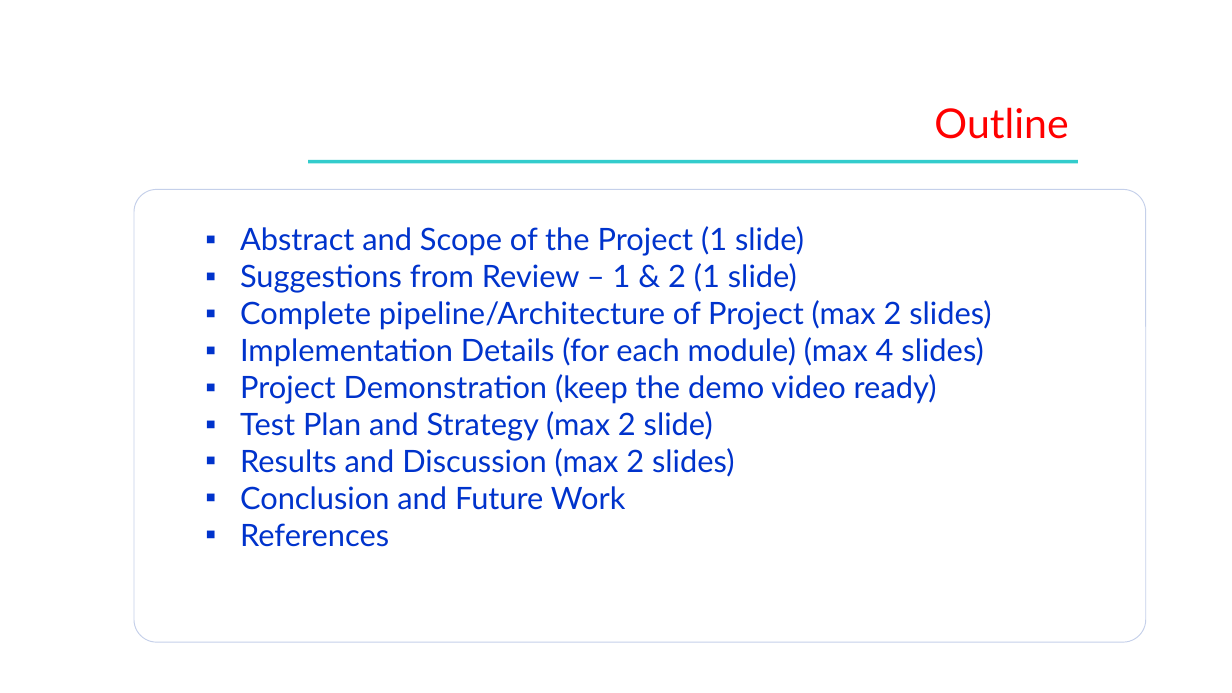
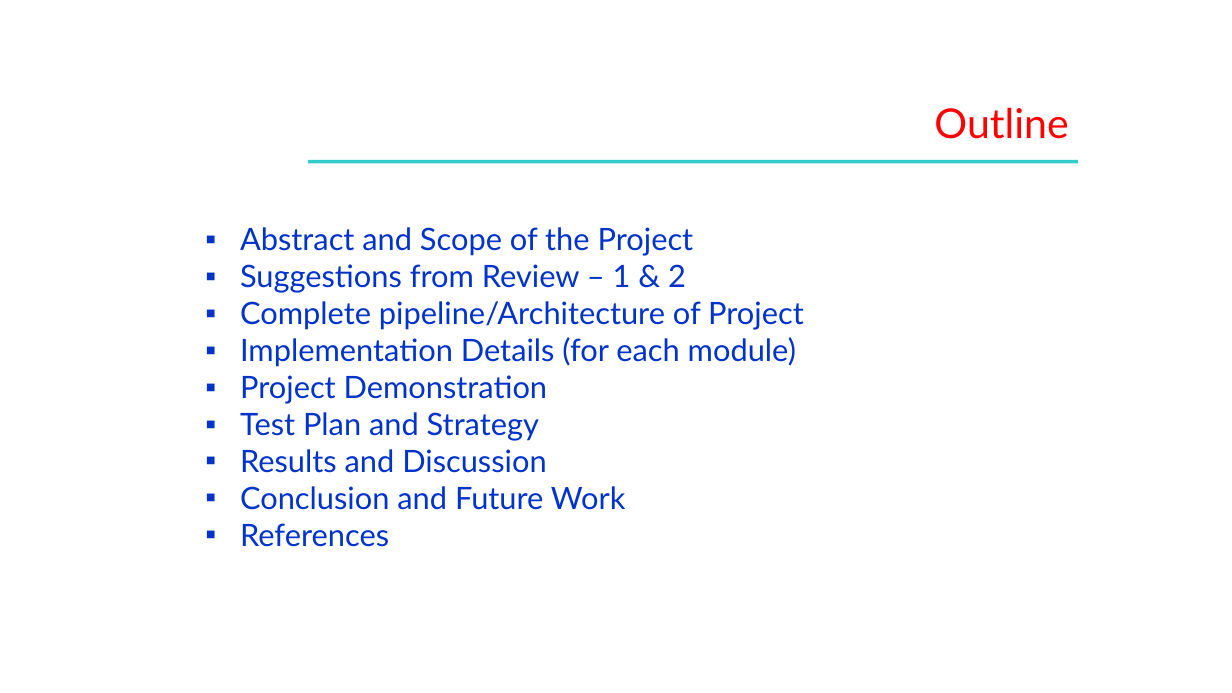
Before and after one commit to Shehzaad-khan/Efficient-Contextualized-History-Orchestrator-E.C.H.O, a slide deck: slide 3 of docs/Phase III/ECHO_Phase3_Review3.pptx. Drawn at 1232x693 pixels with LibreOffice and Linux fonts; fonts in the diff are those of the drawing; background and template pictures are left out. Boxes give left, top, right and bottom in pixels: in the first picture for what was removed or moved away, otherwise in the second. Text is boxed around its words. In the diff, an @@ line names an element or a change of style, - is before the commit and + after.

Commit message:
feat(enp,ste): wire shared FAISS manager, add centroid recomputation, and update Phase III review deck

```diff
--- a/docs/Phase III/ECHO_Phase3_Review3.pptx
+++ b/docs/Phase III/ECHO_Phase3_Review3.pptx
@@ rounded rectangle removed at box(134, 189, 1146, 642) @@
@@ text at box(240, 227, 804, 473): text changed @@
-▪ Abstract and Scope of the Project (1 slide)
-▪ Suggestions from Review – 1 & 2 (1 slide)
-▪ Complete pipeline/Architecture of Project (max 2 slides)
-▪ Implementation Details (for each module) (max 4 slides)
-▪ Project Demonstration (keep the demo video ready)
-▪ Test Plan and Strategy (max 2 slide)
-▪ Results and Discussion (max 2 slides)
+▪ Abstract and Scope of the Project
+▪ Suggestions from Review – 1 & 2
+▪ Complete pipeline/Architecture of Project
+▪ Implementation Details (for each module)
+▪ Project Demonstration
+▪ Test Plan and Strategy
+▪ Results and Discussion
```
Also in this commit, not shown: 12 other slides changed, 5 slides added, 5 slides removed, 22 other files.
